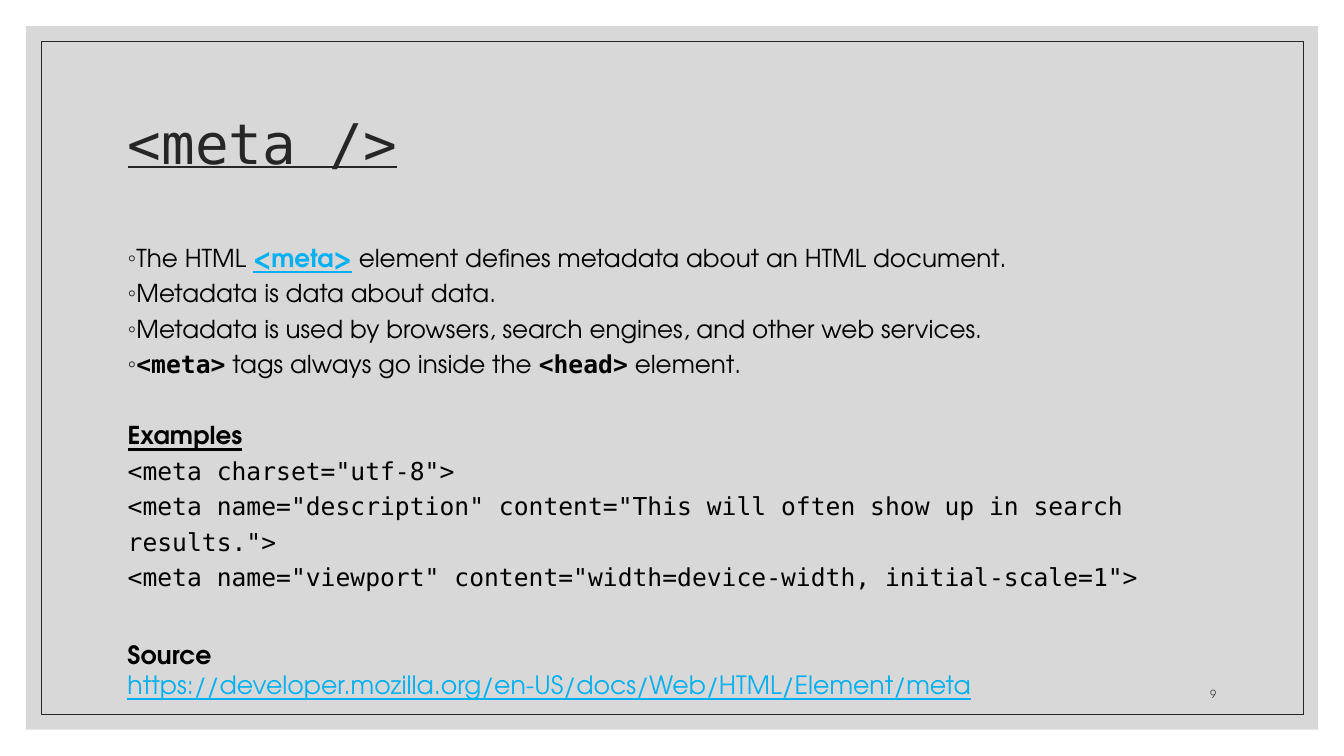
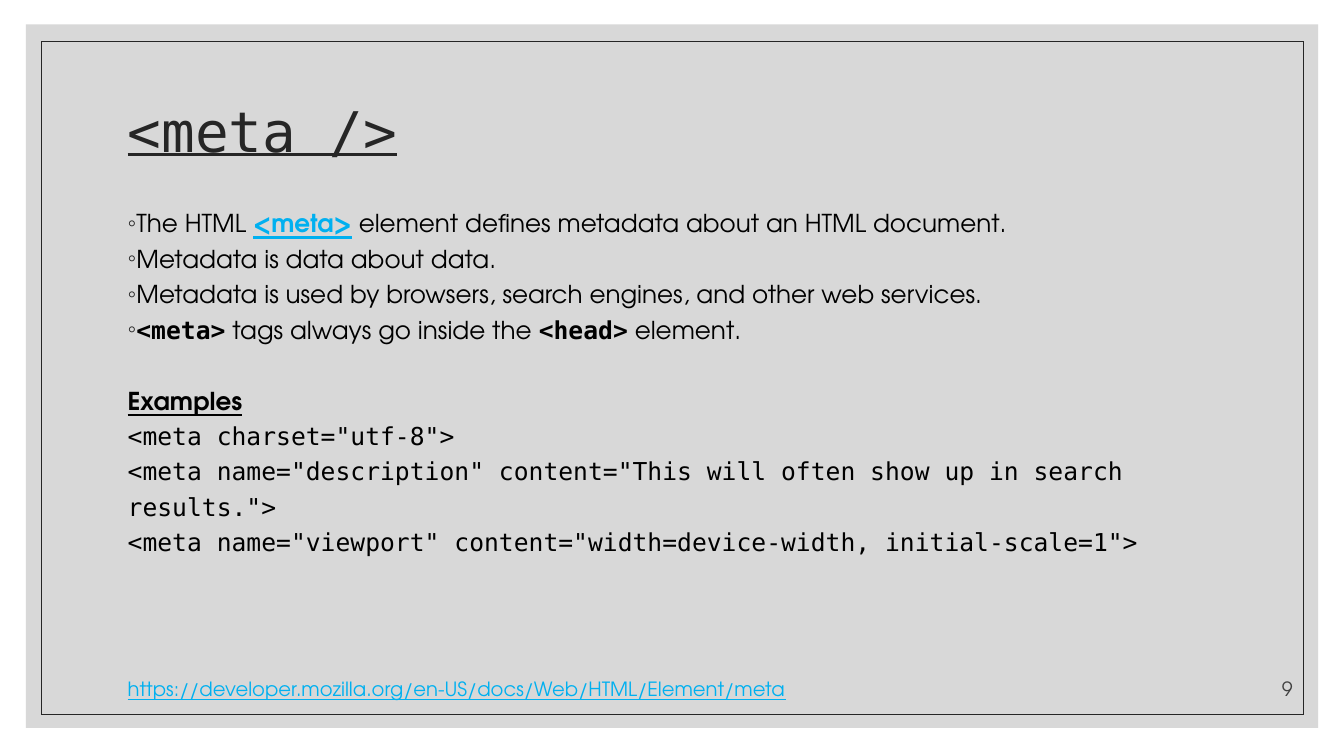
Before and after one commit to zackstotts/base-node-curriculum, a slide deck: slide 9 of unit_00/html_review/01 HTML.pptx. Drawn at 1344x756 pixels with LibreOffice and Linux fonts; fonts in the diff are those of the drawing. Boxes give left, top, right and bottom in pixels: in the first picture for what was removed or moved away, otherwise in the second. Text is boxed around its words. In the diff, an @@ line names an element or a change of style, - is before the commit and + after.

```diff
--- a/unit_00/html_review/01 HTML.pptx
+++ b/unit_00/html_review/01 HTML.pptx
@@ title "<meta />": place and size @@
-title "<meta />" at bbox=[128, 124, 296, 168]
+title "<meta />" at bbox=[128, 112, 296, 156]
@@ text "The HTML <meta> element defines ...": place and size @@
-text "The HTML <meta> element defines ..." at bbox=[128, 248, 1137, 591]
+text "The HTML <meta> element defines ..." at bbox=[128, 213, 1137, 556]
@@ text "https://developer.mozilla.org/en-US/docs/Web/HTML/Element/me ...": place and size @@
-text "https://developer.mozilla.org/en-US/docs/Web/HTML/Element/me ..." at bbox=[127, 645, 970, 700]
+text "https://developer.mozilla.org/en-US/docs/Web/HTML/Element/me ..." at bbox=[128, 681, 785, 701]
@@ text "https://developer.mozilla.org/en-US/docs/Web/HTML/Element/me ..." at bbox=[128, 681, 785, 701]: size 18 to 14 pt; vertical alignment top to bottom @@
@@ text at bbox=[127, 645, 211, 665]: paragraph removed @@
-Source
@@ page number: place and size @@
-page number at bbox=[1210, 689, 1216, 698]
+page number at bbox=[1282, 681, 1293, 696]
@@ page number at bbox=[1282, 681, 1293, 696]: size 8 to 14 pt @@
```
Also in this commit, not shown: 23 other slides changed.
